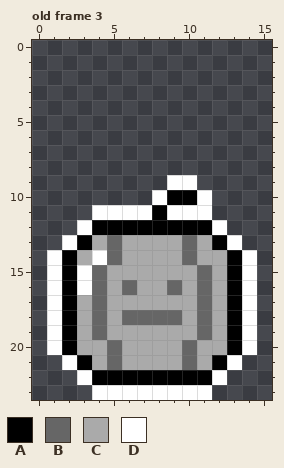
One commit to this pixel-art file: assets/towers.aseprite. The first picture shows the starting point.
16x24 pixels, 3 frames. Shown: old frame 3. The commit also changed other frames, which this record leaves out.
Palette (. is transparent): A #000000  B #666666  C #aaaaaa  D #ffffff
Pixels before, old frame 3, first column x 1:
 9 ........DD....
10 .......DAAD...
11 ...DDDDADDD...
12 ..DAAAAAAAAD..
13 .DACBCCCCBCAD.
14 DACDBCCCCBCCAD
15 DADBCCCCCCBCAD
16 DADBCBCCBCBCAD
17 DACBCCCCCCBCAD
18 DACBCBBBBCBCAD
19 DACBCCCCCCBCAD
20 DACCBCCCCBCCAD
21 .DACBCCCCBCAD.
22 ..DAAAAAAAAD..
23 ...DDDDDDDD...
And afterwards:
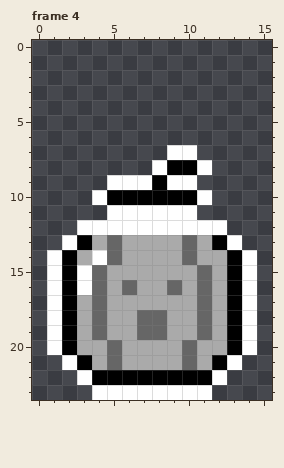
A new or re-ordered frame is compared with the old frame closest to it.
Difference:
frames 3 -> 6
Frame 4 is new; against old frame 3:
There is now colour A in row 8 at x 9 to 10; in row 9 at x 8; in row 10 at x 5 to 7.
The edit turns colour D into colour A in row 10 at x 8.
The edit turns colour C into colour B in row 19 at x 7 to 8.
The edit turns colour B into colour C in row 18 at x 6 and 9.
There is now colour D in row 7 at x 9 to 10; in row 8 at x 8 and 11; in row 9 at x 5 to 7; in row 10 at x 4.
The edit turns colour A into colour D in row 11 at x 8; in row 12 at x 4 to 11.
Colour D is removed in row 11 at x 4 and 11.
Pixel boxes of the changes (left, top, right, bottom) in both pictures:
changed: (92, 145, 212, 235)
changed: (122, 310, 182, 340)
